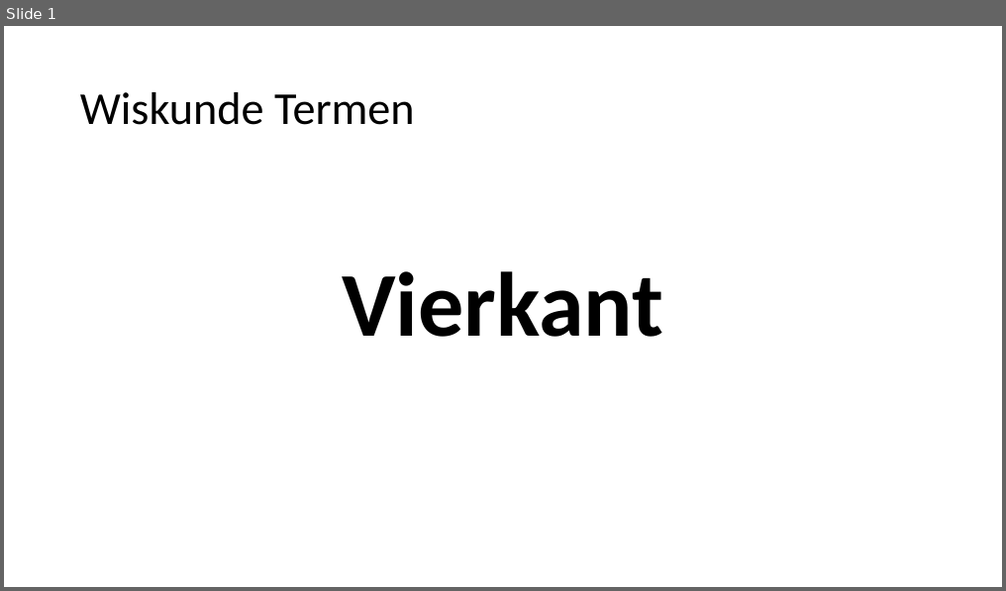
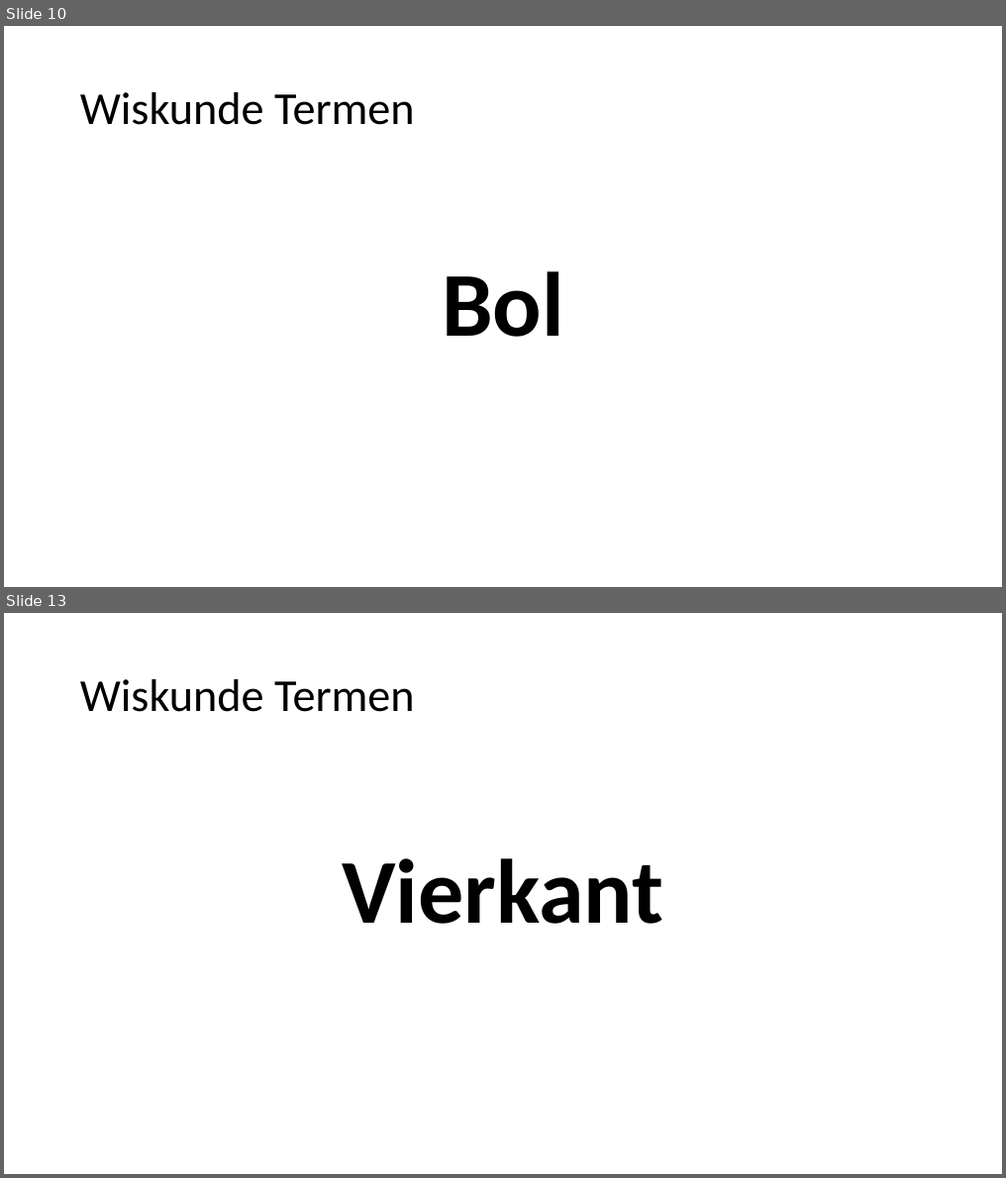
Before and after one commit to heinvinkel/wiskundetermen, a slide deck: meetkunde/AAAAMeetkunde.pptx. Shown one above the other, each under a label of ours: slide 1 before the commit, slides 10 and 13 after it; the slides between them are not shown. The pictures are 1006x591 and 1006x1178 pixels, drawn with LibreOffice and Linux fonts; fonts in the diff are those of the drawing. Boxes give left, top, right and bottom in pixels: in the first picture for what was removed or moved away, otherwise in the second. Text is boxed around its words. In the diff, an @@ line names an element or a change of style, - is before the commit and + after.

```diff
--- a/meetkunde/AAAAMeetkunde.pptx
+++ b/meetkunde/AAAAMeetkunde.pptx
@@ slide 10 added at [4,26,1002,587], background #FFFFFF @@
@@ title added at [80,92,415,125], 44 pt, text #000000 @@
+Wiskunde Termen
@@ text added at [442,272,564,337], 87.8 pt, text #000000, bold @@
+Bol
@@ what was slide 1 is now slide 13 @@
```
Also in this commit, not shown: 11 other slides added, 7 other files.
